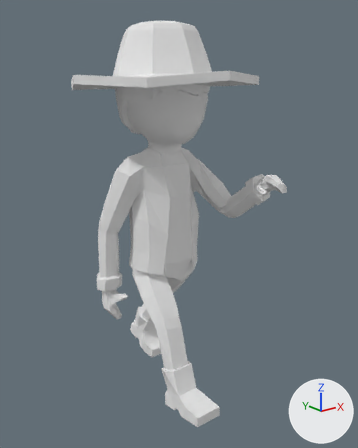
The Blender file OutofLight/Assets/Graphics/PlayerCharacter/Dave - Blend/Dave eGEN.blend, before and after one commit.
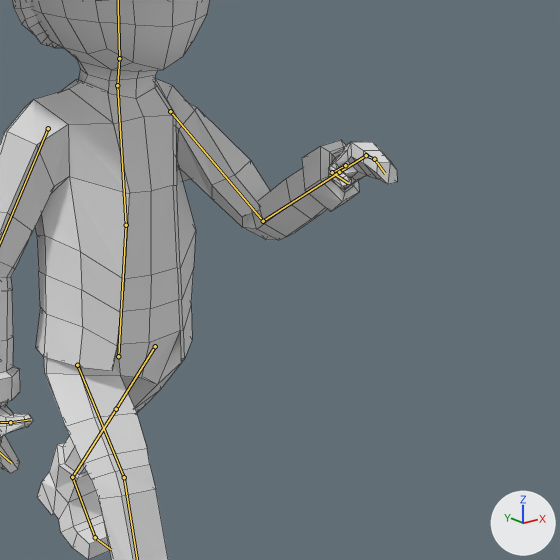
Each version is shown whole from a 50 mm lens placed at (-1.145, -1.553, 1.298), pointed at (0.038, -0.075, 0.706), then close up on the part from 32% to 100% of the width and 25% to 80% of the height. Every picture has the same lights, and +X, +Y and +Z are marked at lower right. Both versions are drawn at frame 7 of the action 'Walk'; the numbers are the values there. The bones that bend it are drawn over the model as lines in the close-ups. The close-ups show mesh edges as thin lines.

In view in the first close-up: 'Character'.
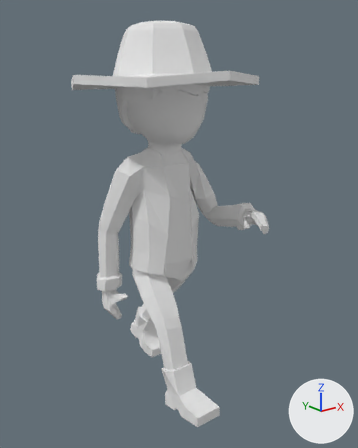
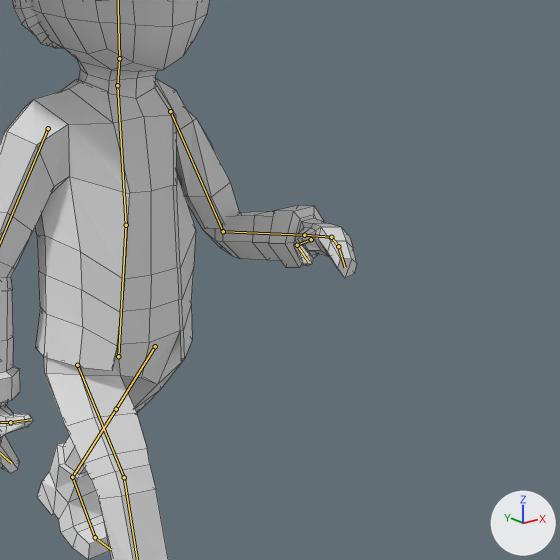
What differs and where, as boxes [x1, y1, x2, y2] in the close-ups (560 x 560 px):
'Character', posed
    before: [0, 0, 397, 560]
    after: [0, 0, 357, 560]
bone 'Upper Arm.L', root to tip
    before: (170, 111) to (263, 221)
    after: (170, 111) to (223, 231)
bone 'Lower Arm.L', root to tip
    before: (263, 221) to (339, 172)
    after: (223, 231) to (304, 235)
bone 'Hand.L', root to tip
    before: (339, 172) to (366, 155)
    after: (304, 235) to (331, 237)

The edits, one by one:
Bone 'Upper Arm.L' (bone_upper_arm_l) turns from (67, 105, 31) to (36, 118, 23) degrees about its own x, y and z.
Bone 'Lower Arm.L' (bone_lower_arm_l) turns from (112, -35, -18) to (118, -35, -17) degrees about its own x, y and z.
Bone 'Hand.L' (bone_hand_l) turns from (-12, -1, -1) to (-8, -1, -1) degrees about its own x, y and z.
